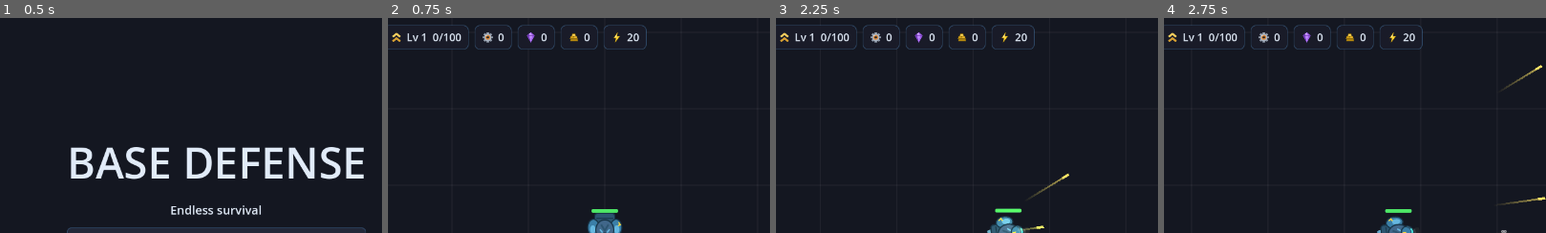
Above: before the commit, frames 1-4 (left to right).
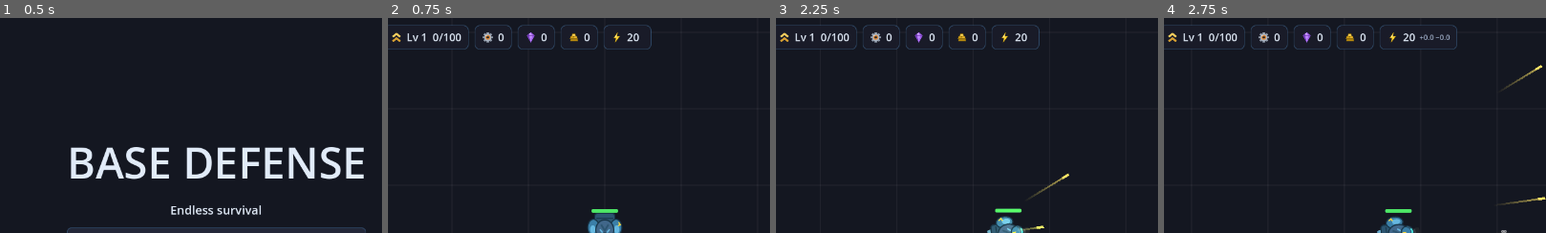
Above: after the commit, the same moments.

Repository: holgerson97/bug-defense
Game: Godot game, scene res://scenes/main_menu.tscn
The game is run twice, just before and just after one commit, with the same random seed, the same clock (stepped at 60 frames per second) and the same inputs.
Inputs (mouse positions are % of the whole screen's width and height, from its top left):
- Up to frame 1 (0.5 s): no input
- Up to frame 2 (0.75 s): click "Play" at 0.5 s
- Up to frame 3 (2.25 s): click "Research (T)" at 1.25 s; tap Enter at 2 s; move the mouse to (72, 45) at 2.02 s; hold D (move_right) from 2.03 s (still down); hold T (research) from 2.03 s (still down); click (72, 45) at 2.17 s
- Up to frame 4 (2.75 s): keep holding D (move_right); keep holding T (research); tap X (toggle_grid, bound only after the commit) at 2.3 s
The pictures show only the part of the screen within x 22-72%, y 0-50%; the shares and areas given below are measured in that part.

Frame 1 is identical in both runs. In frame 2, less than 0.1% of the frame differs, in the area x 66-69%, y 3-15%; in frame 3, less than 0.1%; in frame 4, 0.2%, in the area x 66-77%, y 3-15%.

Commit message:
Tower combat upgrades (speed/crit), power demand readout, no-power icon, pause on P, clickable hotbar, universal grid snap with X toggle and placement tooltip
Co-Authored-By: Claude Fable 5 <noreply@anthropic.com>

Diff:
--- a/project.godot
+++ b/project.godot
@@ -115,6 +115,17 @@
 ]
 }
 
+pause={
+"deadzone": 0.5,
+"events": [Object(InputEventKey,"resource_local_to_scene":false,"resource_name":"","device":-1,"window_id":0,"alt_pressed":false,"shift_pressed":false,"ctrl_pressed":false,"meta_pressed":false,"pressed":false,"keycode":0,"physical_keycode":80,"key_label":0,"unicode":112,"location":0,"echo":false,"script":null)
+]
+}
+toggle_grid={
+"deadzone": 0.5,
+"events": [Object(InputEventKey,"resource_local_to_scene":false,"resource_name":"","device":-1,"window_id":0,"alt_pressed":false,"shift_pressed":false,"ctrl_pressed":false,"meta_pressed":false,"pressed":false,"keycode":0,"physical_keycode":88,"key_label":0,"unicode":120,"location":0,"echo":false,"script":null)
+]
+}
+
 [layer_names]
 
 2d_physics/layer_1="player"
--- a/scenes/hud.tscn
+++ b/scenes/hud.tscn
@@ -170,6 +170,12 @@
 vertical_alignment = 1
 text = "0"
 
+[node name="Rate" type="Label" parent="TopRow/EnergyPanel/HBox"]
+layout_mode = 2
+theme_override_font_sizes/font_size = 12
+vertical_alignment = 1
+text = ""
+
 [node name="ResearchButton" type="Button" parent="."]
 anchors_preset = 1
 anchor_left = 1.0
@@ -256,4 +262,46 @@
 horizontal_alignment = 1
 text = "Press R to restart"
 
+[node name="PausePanel" type="Control" parent="."]
+visible = false
+anchors_preset = 15
+anchor_right = 1.0
+anchor_bottom = 1.0
+grow_horizontal = 2
+grow_vertical = 2
+
+[node name="Dim" type="ColorRect" parent="PausePanel"]
+layout_mode = 1
+anchors_preset = 15
+anchor_right = 1.0
+anchor_bottom = 1.0
+grow_horizontal = 2
+grow_vertical = 2
+color = Color(0, 0, 0, 0.55)
+
+[node name="Center" type="CenterContainer" parent="PausePanel"]
+layout_mode = 1
+anchors_preset = 15
+anchor_right = 1.0
+anchor_bottom = 1.0
+grow_horizontal = 2
+grow_vertical = 2
+
+[node name="VBox" type="VBoxContainer" parent="PausePanel/Center"]
+layout_mode = 2
+theme_override_constants/separation = 10
+
+[node name="Title" type="Label" parent="PausePanel/Center/VBox"]
+layout_mode = 2
+theme_override_font_sizes/font_size = 56
+horizontal_alignment = 1
+text = "PAUSED"
+
+[node name="Hint" type="Label" parent="PausePanel/Center/VBox"]
+layout_mode = 2
+theme_override_colors/font_color = Color(0.62, 0.68, 0.78, 1)
+theme_override_font_sizes/font_size = 18
+horizontal_alignment = 1
+text = "Press P to resume"
+
 [node name="ResearchPanel" parent="." instance=ExtResource("2")]
--- a/scripts/aa_tower.gd
+++ b/scripts/aa_tower.gd
@@ -21,7 +21,7 @@
 	else:
 		_target = null
 	_fire_accum += delta
-	if _fire_accum >= FIRE_INTERVAL:
+	if _fire_accum >= GameState.tower_interval(FIRE_INTERVAL):
 		_fire_accum = 0.0
 		_target = Util.nearest_in_group(self, "air_enemies", global_position, fire_range)
 		if _target != null:
--- a/scripts/build_controller.gd
+++ b/scripts/build_controller.gd
@@ -31,10 +31,12 @@
 var _ghost_range_poly
 var _ghost_range_line
 var _ghost_item: String = ""
+var _tooltip
 var _place_shape
 var _place_params
 var _last_wall_cell := Vector2.INF
 var _drag_cells: Dictionary = {}
+var _snap_enabled := true
 
 @onready var _player = get_parent()
 
@@ -56,6 +58,13 @@
 	_ghost.add_child(_ghost_range_line)
 	_ghost_poly = Polygon2D.new()
 	_ghost.add_child(_ghost_poly)
+	_tooltip = Label.new()
+	_tooltip.position = Vector2(26, 18)
+	_tooltip.z_index = 51
+	_tooltip.add_theme_font_size_override("font_size", 12)
+	_tooltip.add_theme_color_override("font_outline_color", Color(0, 0, 0, 0.8))
+	_tooltip.add_theme_constant_override("outline_size", 4)
+	_ghost.add_child(_tooltip)
 	add_child(_ghost)
 	_place_shape = RectangleShape2D.new()
 	_place_params = PhysicsShapeQueryParameters2D.new()
@@ -65,6 +74,8 @@
 
 ## Handles placement input and the ghost for the currently selected item.
 func tick(selected: String) -> void:
+	if Input.is_action_just_pressed("toggle_grid"):
+		_snap_enabled = not _snap_enabled
 	if selected == "miner" and Input.is_action_just_pressed("shoot"):
 		_try_place_miner()
 	elif BUILDING_SCENES.has(selected):
@@ -92,7 +103,8 @@
 
 func _build_position(id: String) -> Vector2:
 	var pos := get_global_mouse_position()
-	if id == "wall":
+	# Walls always tile to the grid; everything else follows the X toggle.
+	if id == "wall" or _snap_enabled:
 		pos = pos.snapped(Vector2(WALL_GRID, WALL_GRID))
 	return pos
 
@@ -156,9 +168,24 @@
 	_ghost_poly.polygon = PackedVector2Array([
 		Vector2(-half, -half), Vector2(half, -half), Vector2(half, half), Vector2(-half, half)
 	])
-	_ghost_poly.color = GHOST_VALID if _placement_valid(selected, pos) else GHOST_INVALID
+	var valid := _placement_valid(selected, pos)
+	_ghost_poly.color = GHOST_VALID if valid else GHOST_INVALID
+	_update_tooltip(selected, pos, valid)
 	_ghost.global_position = pos
 	_ghost.visible = true
+
+func _update_tooltip(id: String, pos: Vector2, valid: bool) -> void:
+	var b: Dictionary = GameState.BUILDINGS[id]
+	var text := "%s  (%s)\nGrid snap: %s  [X]" % [b["name"], Util.cost_text(b["cost"]), "on" if _snap_enabled else "off"]
+	if not valid:
+		if not GameState.can_afford(b["cost"]):
+			text += "\nNot enough resources"
+		elif _player.global_position.distance_to(pos) > BUILD_RANGE:
+			text += "\nToo far away"
+		else:
+			text += "\nBlocked"
+	_tooltip.text = text
+	_tooltip.modulate = Color(1, 1, 1, 1) if valid else Color(1, 0.75, 0.75, 1)
 
 ## RTS-style range preview while placing a tower.
 func _update_range_ring(id: String) -> void:
--- a/scripts/flak_shell.gd
+++ b/scripts/flak_shell.gd
@@ -23,7 +23,7 @@
 	global_position += to_burst / to_burst.length() * step
 
 func _detonate() -> void:
-	var damage := BURST_DAMAGE + GameState.tower_damage_bonus()
+	var damage := GameState.tower_damage_roll(BURST_DAMAGE)
 	for enemy in get_tree().get_nodes_in_group("air_enemies"):
 		if enemy.global_position.distance_to(global_position) <= BURST_RADIUS and enemy.has_method("take_damage"):
 			enemy.take_damage(damage)
--- a/scripts/flame_tower.gd
+++ b/scripts/flame_tower.gd
@@ -49,8 +49,8 @@
 			return
 	_jet.emitting = true
 	_tick_accum += delta
-	if _tick_accum >= TICK_INTERVAL:
-		_tick_accum -= TICK_INTERVAL
+	if _tick_accum >= GameState.tower_interval(TICK_INTERVAL):
+		_tick_accum = 0.0
 		_burn()
 	_sound_accum += delta
 	if _sound_accum >= SOUND_INTERVAL:
@@ -61,6 +61,8 @@
 func _burn() -> void:
 	@warning_ignore("integer_division")
 	var damage := maxi(TICK_DAMAGE + GameState.tower_damage_bonus() / 4, 1)
+	if randf() < GameState.tower_crit_chance():
+		damage = int(ceil(damage * GameState.tower_crit_mult()))
 	var nozzle_dir := Vector2.from_angle(_nozzle.global_rotation)
 	for enemy in get_tree().get_nodes_in_group("enemies"):
 		var to_enemy: Vector2 = enemy.global_position - global_position
--- a/scripts/game_state.gd
+++ b/scripts/game_state.gd
@@ -5,6 +5,7 @@
 signal resources_changed(resources: Dictionary)
 signal upgrades_changed
 signal hotbar_changed
+signal power_rates_changed(production: float, consumption: float)
 
 const HOTBAR_SIZE := 11
 
@@ -36,6 +37,9 @@
 	"building_hp_1": {"icon": "res://assets/icons/wall.svg", "name": "Reinforced Structures", "branch": "Engineering", "desc": "+25% building health", "cost": {"scrap": 100}, "requires": ["walls_1"], "effects": {"building_hp_mult": 0.25}},
 	"tower_damage_1": {"icon": "res://assets/icons/mg_tower.svg", "name": "Heavy Ordnance", "branch": "Engineering", "desc": "+1 tower damage", "cost": {"scrap": 150, "crystal": 50}, "requires": ["mg_tower_1"], "effects": {"tower_damage": 1.0}},
 	"miner_yield_1": {"icon": "res://assets/icons/miner.svg", "name": "Efficient Drills", "branch": "Engineering", "desc": "+1 crystal per mining cycle", "cost": {"scrap": 100, "crystal": 30}, "requires": ["miner_1"], "effects": {"miner_yield": 1.0}},
+	"tower_speed_1": {"icon": "res://assets/icons/mg_tower.svg", "name": "Rapid Servos", "branch": "Engineering", "desc": "+15% tower attack speed", "cost": {"scrap": 150, "crystal": 40}, "requires": ["mg_tower_1"], "effects": {"tower_speed": 0.15}},
+	"tower_crit_chance_1": {"icon": "res://assets/icons/crit.svg", "name": "Targeting Optics", "branch": "Engineering", "desc": "+5% tower crit chance", "cost": {"scrap": 200, "crystal": 60}, "requires": ["mg_tower_1"], "effects": {"tower_crit_chance": 0.05}},
+	"tower_crit_damage_1": {"icon": "res://assets/icons/crit.svg", "name": "Overcharged Cells", "branch": "Engineering", "desc": "+50% tower crit damage", "cost": {"scrap": 250, "crystal": 80}, "requires": ["tower_crit_chance_1"], "effects": {"tower_crit_mult": 0.5}},
 	"solar_1": {"icon": "res://assets/icons/solar_panel.svg", "name": "Solar Panel", "branch": "Industry", "desc": "Unlocks the Solar Panel", "cost": {"scrap": 50}, "requires": [], "effects": {}},
 	"command_center_1": {"icon": "res://assets/icons/command_center.svg", "name": "Command Center", "branch": "Industry", "desc": "Unlocks the Command Center", "cost": {"scrap": 300, "crystal": 100}, "requires": ["miner_1"], "effects": {}},
 }
@@ -58,6 +62,11 @@
 
 var xp: int = 0
 var level: int = 1
+var power_production: float = 0.0
+var power_consumption: float = 0.0
+var _prod_accum: float = 0.0
+var _cons_accum: float = 0.0
+var _rate_timer: float = 0.0
 var resources: Dictionary = {"scrap": 0, "crystal": 0, "energy": 20}
 var purchased: Dictionary = {}
 var hotbar: Array = []
@@ -89,8 +98,22 @@
 	xp_changed.emit(xp, xp_needed(), level)
 
 func add_resource(kind: String, amount: int) -> void:
+	if kind == "energy" and amount > 0:
+		_prod_accum += amount
 	resources[kind] = resources.get(kind, 0) + amount
 	resources_changed.emit(resources)
+
+## Rolling per-second energy production/consumption, refreshed every 2s
+## for the HUD's demand/capacity readout.
+func _process(delta: float) -> void:
+	_rate_timer += delta
+	if _rate_timer >= 2.0:
+		power_production = _prod_accum / _rate_timer
+		power_consumption = _cons_accum / _rate_timer
+		_prod_accum = 0.0
+		_cons_accum = 0.0
+		_rate_timer = 0.0
+		power_rates_changed.emit(power_production, power_consumption)
 
 ## Per-attack energy drain for towers and miners. Returns false (and spends
 ## nothing) when there isn't enough energy banked.
@@ -98,6 +121,7 @@
 	if resources.get("energy", 0) < amount:
 		return false
 	resources["energy"] -= amount
+	_cons_accum += amount
 	resources_changed.emit(resources)
 	return true
 
@@ -218,3 +242,20 @@
 
 func miner_yield_bonus() -> int:
 	return int(stat("miner_yield"))
+
+## Attack towers fire faster per Rapid Servos level (diminishing returns).
+func tower_interval(base_interval: float) -> float:
+	return base_interval / (1.0 + stat("tower_speed"))
+
+func tower_crit_chance() -> float:
+	return minf(stat("tower_crit_chance"), 0.8)
+
+func tower_crit_mult() -> float:
+	return 1.5 + stat("tower_crit_mult")
+
+## Tower hit: base + flat damage bonus, then a crit roll.
+func tower_damage_roll(base_damage: int) -> int:
+	var dmg := base_damage + tower_damage_bonus()
+	if randf() < tower_crit_chance():
+		dmg = int(ceil(dmg * tower_crit_mult()))
+	return dmg
--- a/scripts/grenade.gd
+++ b/scripts/grenade.gd
@@ -24,7 +24,7 @@
 		_explode()
 
 func _explode() -> void:
-	var blast_damage := BLAST_DAMAGE + GameState.tower_damage_bonus()
+	var blast_damage := GameState.tower_damage_roll(BLAST_DAMAGE)
 	for enemy in get_tree().get_nodes_in_group("enemies"):
 		if enemy.global_position.distance_to(global_position) <= BLAST_RADIUS and enemy.has_method("take_damage"):
 			enemy.take_damage(blast_damage)
--- a/scripts/grenade_tower.gd
+++ b/scripts/grenade_tower.gd
@@ -11,7 +11,7 @@
 func _physics_process(delta: float) -> void:
 	super._physics_process(delta)
 	_fire_accum += delta
-	if _fire_accum >= FIRE_INTERVAL:
+	if _fire_accum >= GameState.tower_interval(FIRE_INTERVAL):
 		_fire_accum = 0.0
 		_fire()
 
--- a/scripts/hotbar.gd
+++ b/scripts/hotbar.gd
@@ -16,6 +16,7 @@
 	panel.custom_minimum_size = SLOT_SIZE
 	panel.pivot_offset = SLOT_SIZE / 2.0
 	panel.add_theme_stylebox_override("panel", UITheme.slot_normal())
+	panel.gui_input.connect(_on_slot_gui_input.bind(index))
 	var inner := Control.new()
 	panel.add_child(inner)
 	# Item icon, centered (nudged up to leave room for the cost line).
@@ -55,11 +56,9 @@
 func _on_resources_changed(_resources: Dictionary) -> void:
 	_refresh()
 
-func _cost_text(cost: Dictionary) -> String:
-	var parts: Array = []
-	for kind in cost:
-		parts.append("%d%s" % [cost[kind], kind.substr(0, 1)])
-	return " ".join(parts)
+func _on_slot_gui_input(event: InputEvent, index: int) -> void:
+	if event is InputEventMouseButton and event.pressed and event.button_index == MOUSE_BUTTON_LEFT:
+		GameState.select_slot(index)
 
 func _unhandled_input(event: InputEvent) -> void:
 	# Mouse wheel cycles through slots, wrapping at both ends.
@@ -91,7 +90,7 @@
 		# Cost (buildings only), red when unaffordable.
 		if item != null and GameState.BUILDINGS.has(item["id"]):
 			var cost: Dictionary = GameState.BUILDINGS[item["id"]]["cost"]
-			slot["cost"].text = _cost_text(cost)
+			slot["cost"].text = Util.cost_text(cost)
 			slot["cost"].add_theme_color_override("font_color", UITheme.TEXT_DIM if GameState.can_afford(cost) else UITheme.BAD)
 		else:
 			slot["cost"].text = ""
--- a/scripts/hud.gd
+++ b/scripts/hud.gd
@@ -7,6 +7,8 @@
 @onready var _crystal_label: Label = $TopRow/CrystalPanel/HBox/Value
 @onready var _gold_label: Label = $TopRow/GoldPanel/HBox/Value
 @onready var _energy_label: Label = $TopRow/EnergyPanel/HBox/Value
+@onready var _energy_rate: Label = $TopRow/EnergyPanel/HBox/Rate
+@onready var _pause_panel: Control = $PausePanel
 @onready var _game_over: Control = $GameOver
 @onready var _final_score: Label = $GameOver/Center/Panel/Margin/VBox/FinalScore
 @onready var _research_panel: Control = $ResearchPanel
@@ -21,6 +23,7 @@
 	_research_button.pressed.connect(toggle_research)
 	GameState.xp_changed.connect(_on_xp_changed)
 	GameState.resources_changed.connect(_on_resources_changed)
+	GameState.power_rates_changed.connect(_on_power_rates_changed)
 
 func update_wave(wave: int) -> void:
 	_wave_label.text = "Wave %d" % wave
@@ -37,14 +40,27 @@
 	_gold_label.text = str(resources.get("gold", 0))
 	_energy_label.text = str(resources.get("energy", 0))
 
+## Energy demand/capacity readout: +production / −consumption per second.
+func _on_power_rates_changed(production: float, consumption: float) -> void:
+	_energy_rate.text = "+%.1f −%.1f" % [production, consumption]
+	_energy_rate.add_theme_color_override("font_color", UITheme.BAD if consumption > production else UITheme.TEXT_DIM)
+
 func toggle_research() -> void:
 	if _game_over.visible:
 		return
+	_pause_panel.visible = false
 	_research_panel.visible = not _research_panel.visible
 	get_tree().paused = _research_panel.visible
 
+func toggle_pause() -> void:
+	if _game_over.visible or _research_panel.visible:
+		return
+	_pause_panel.visible = not _pause_panel.visible
+	get_tree().paused = _pause_panel.visible
+
 func show_game_over(score: int, wave: int) -> void:
 	_research_panel.visible = false
+	_pause_panel.visible = false
 	_final_score.text = "You survived to wave %d — score %d" % [wave, score]
 	_game_over.visible = true
 
@@ -56,5 +72,10 @@
 		return
 	if event.is_action_pressed("research"):
 		toggle_research()
-	elif event.is_action_pressed("ui_cancel") and _research_panel.visible:
-		toggle_research()
+	elif event.is_action_pressed("pause"):
+		toggle_pause()
+	elif event.is_action_pressed("ui_cancel"):
+		if _research_panel.visible:
+			toggle_research()
+		elif _pause_panel.visible:
+			toggle_pause()
--- a/scripts/mg_tower.gd
+++ b/scripts/mg_tower.gd
@@ -21,7 +21,7 @@
 	else:
 		_target = null
 	_fire_accum += delta
-	if _fire_accum >= FIRE_INTERVAL:
+	if _fire_accum >= GameState.tower_interval(FIRE_INTERVAL):
 		_fire_accum = 0.0
 		_target = Util.nearest_in_group(self, "enemies", global_position, fire_range)
 		if _target != null:
@@ -36,7 +36,11 @@
 	var bullet = bullet_scene.instantiate()
 	bullet.global_position = _muzzle.global_position
 	bullet.rotation = _head.global_rotation
-	bullet.damage = 1 + GameState.tower_damage_bonus()
+	var dmg := 1 + GameState.tower_damage_bonus()
+	if randf() < GameState.tower_crit_chance():
+		dmg = int(ceil(dmg * GameState.tower_crit_mult()))
+		bullet.crit = true
+	bullet.damage = dmg
 	# Tower bullets fly over deposits (mask without 16) — otherwise an ore
 	# block in the firing line eats shots and mints free crystal.
 	bullet.collision_mask = 2 | 64
--- a/scripts/tesla_tower.gd
+++ b/scripts/tesla_tower.gd
@@ -33,7 +33,7 @@
 func _physics_process(delta: float) -> void:
 	super._physics_process(delta)
 	_fire_accum += delta
-	if _fire_accum >= FIRE_INTERVAL:
+	if _fire_accum >= GameState.tower_interval(FIRE_INTERVAL):
 		_fire_accum = 0.0
 		_zap()
 
@@ -56,7 +56,7 @@
 		link = next
 	# Capture positions before dealing damage; a kill frees the victim node.
 	var points: Array = [global_position]
-	var damage := ZAP_DAMAGE + GameState.tower_damage_bonus()
+	var damage := GameState.tower_damage_roll(ZAP_DAMAGE)
 	for victim in victims:
 		points.append(victim.global_position)
 		if victim.has_method("take_damage"):
--- a/scripts/util.gd
+++ b/scripts/util.gd
@@ -17,6 +17,32 @@
 			nearest = member
 	return nearest
 
-## Energy-starved consumers dim blue until their next successful spend.
+## Compact cost string like "120s 40c" from a cost dictionary.
+static func cost_text(cost: Dictionary) -> String:
+	var parts: Array = []
+	for kind in cost:
+		parts.append("%d%s" % [cost[kind], kind.substr(0, 1)])
+	return " ".join(parts)
+
+## Energy-starved consumers dim blue and show a blinking bolt icon until
+## their next successful spend.
 static func apply_power_tint(node, powered: bool) -> void:
 	node.modulate = Color(1, 1, 1, 1) if powered else UNPOWERED_TINT
+	var icon = node.get_node_or_null("NoPowerIcon")
+	if powered:
+		if icon != null:
+			icon.queue_free()
+		return
+	if icon != null:
+		return
+	icon = Sprite2D.new()
+	icon.name = "NoPowerIcon"
+	icon.texture = load("res://assets/icons/energy.svg")
+	icon.scale = Vector2(0.4, 0.4)
+	icon.top_level = true
+	icon.z_index = 60
+	node.add_child(icon)
+	icon.global_position = node.global_position + Vector2(0, -36)
+	var tween = icon.create_tween().set_loops()
+	tween.tween_property(icon, "modulate:a", 0.25, 0.4)
+	tween.tween_property(icon, "modulate:a", 1.0, 0.4)
